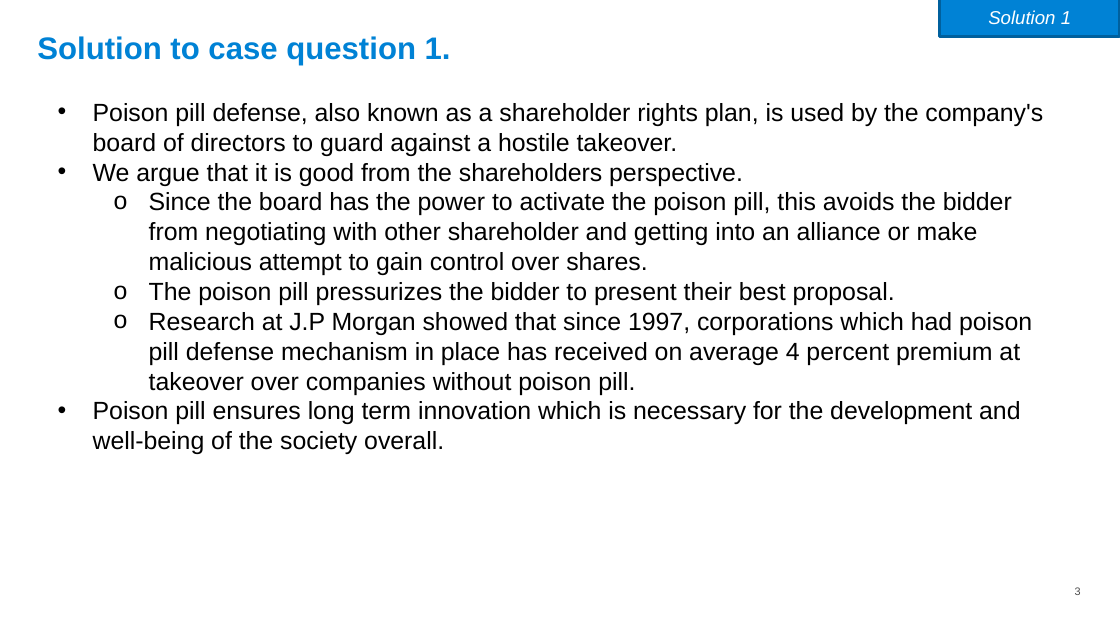
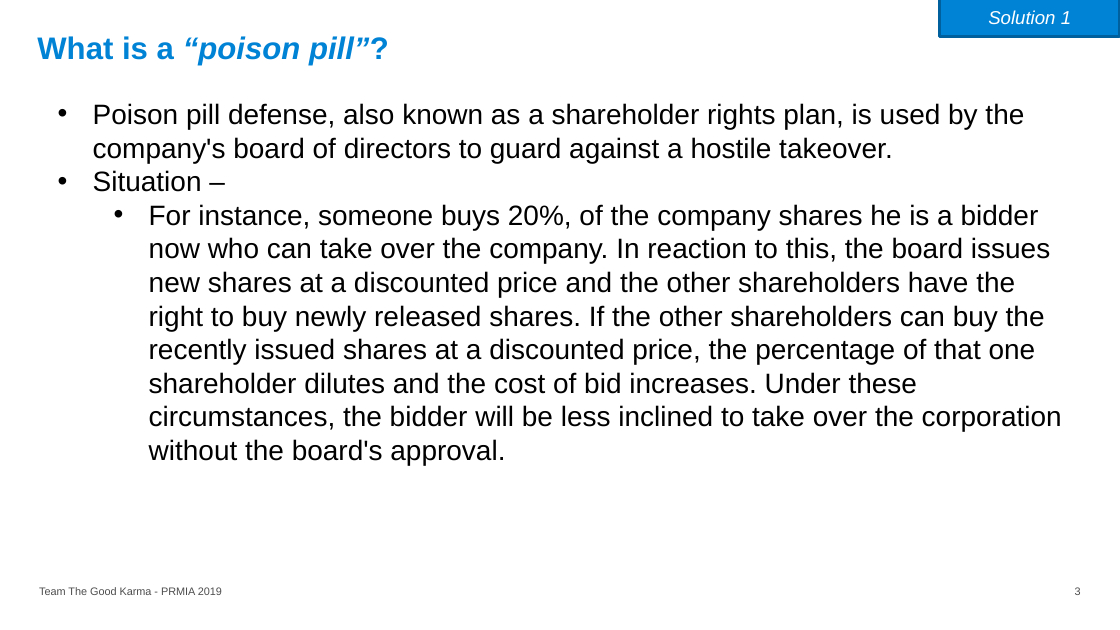
Before and after one commit to amandeepfj/PRMIA-Risk-Management-Case, a slide deck: slide 3 of PRMIA.pptx. Drawn at 1120x630 pixels with LibreOffice and Linux fonts; fonts in the diff are those of the drawing. Boxes give left, top, right and bottom in pixels: in the first picture for what was removed or moved away, otherwise in the second. Text is boxed around its words. In the diff, an @@ line names an element or a change of style, - is before the commit and + after.

```diff
--- a/PRMIA.pptx
+++ b/PRMIA.pptx
@@ title at (37, 36, 389, 65): text changed; italic on @@
-Solution to case question 1.
+What is a “poison pill”?
@@ text at (93, 103, 1024, 163): size 16 to 18 pt in "Poison pill defense, also known as a ..." @@
@@ text at (93, 170, 1062, 465): text changed; size 16 to 18 pt @@
-• We argue that it is good from the shareholders perspective.
-  o Since the board has the power to activate the poison pill, this avoids the bidder from negotiating with other shareholder and getting into an alliance or make malicious attempt to gain control over shares.
-  o The poison pill pressurizes the bidder to present their best proposal.
-  o Research at J.P Morgan showed that since 1997, corporations which had poison pill defense mechanism in place has received on average 4 percent premium at takeover over companies without poison pill.
-• Poison pill ensures long term innovation which is necessary for the development and well-being of the society overall.
+• Situation –
+  • For instance, someone buys 20%, of the company shares he is a bidder now who can take over the company. In reaction to this, the board issues new shares at a discounted price and the other shareholders have the right to buy newly released shares. If the other shareholders can buy the recently issued shares at a discounted price, the percentage of that one shareholder dilutes and the cost of bid increases. Under these circumstances, the bidder will be less inclined to take over the corporation without the board's approval.
@@ text added at (39, 587, 222, 595), 7 pt, text #4E4E4E @@
+Team The Good Karma - PRMIA 2019
```
Also in this commit, not shown: 6 other slides changed, 10 slides added, 1 slide removed.
